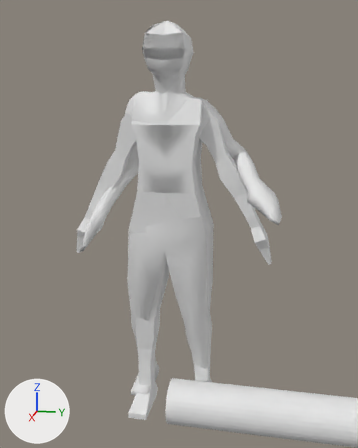
One commit to the FBX model Elderland/Assets/Models/Player/PlayerAnatomyRig.fbx: the scene before it, then after it.
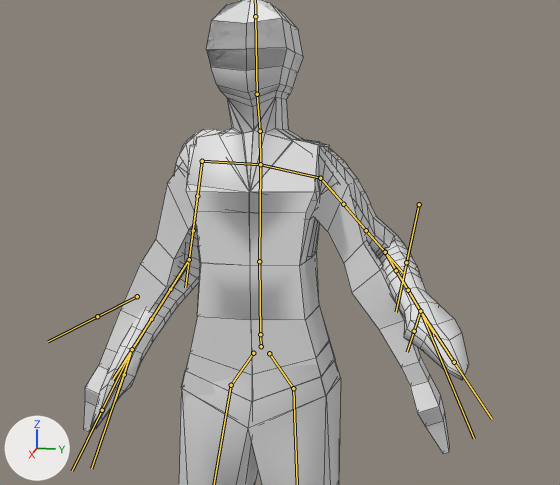
Each version is shown whole from a camera (50 mm lens) standing at (5.26, 1.16, 3.54) and looking at (-0.11, 0.09, 2.2), then close up on the part from 9% to 92% of the width and 5% to 63% of the height. Arrows for +X, +Y and +Z are at lower left; the lights stay in place. Both versions are drawn at frame 68 of the action 'Armature|TestAnimation'; the numbers are the values there. The bones that bend it are drawn over the model as lines in the close-ups. The close-ups show mesh edges as thin lines.

Objects in the first close-up: 'Model', 'Model Pre Armature'.
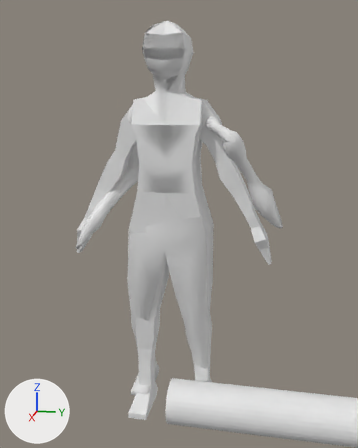
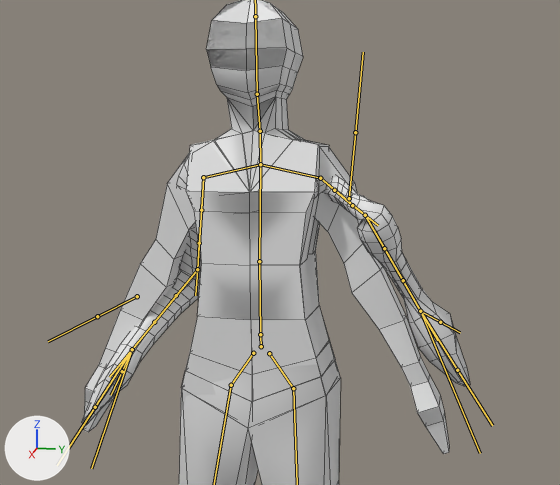
Changed parts and their boxes [x1, y1, x2, y2] in the close-ups (560 x 485 px):
'Model', posed: before [90, 0, 469, 485]; after [81, 0, 470, 485]
bone 'UpperArm_L', root to tip: before (320, 178) to (385, 252); after (320, 178) to (365, 215)
bone 'LowerArmTwist1_L', root to tip: before (385, 252) to (396, 270); after (365, 215) to (384, 248)
bone 'LowerArmTwist2_L', root to tip: before (396, 270) to (408, 290); after (384, 248) to (403, 280)
bone 'UpperArmTwist1_L', root to tip: before (320, 178) to (343, 204); after (320, 178) to (334, 190)
bone 'UpperArmTwist2_L', root to tip: before (343, 204) to (366, 230); after (334, 190) to (352, 205)
bone 'Collar_R', root to tip: before (260, 164) to (202, 161); after (260, 164) to (203, 177)
bone 'UpperArmTwist1_R', root to tip: before (202, 161) to (197, 196); after (203, 177) to (201, 210)
bone 'UpperArm_R', root to tip: before (202, 161) to (189, 259); after (203, 177) to (197, 269)
bone 'LowerArmTwist1_R', root to tip: before (189, 259) to (170, 289); after (197, 269) to (176, 295)
bone 'LowerArm_R', root to tip: before (189, 259) to (132, 349); after (197, 269) to (132, 349)

The edits, one by one:
Bone 'UpperArm_L' (bone_upperarm_l) turns from (14, 32, 35) to (-25, -140, -44) degrees about its own x, y and z.
Bone 'LowerArmTwist1_L' (bone_lowerarmtwist1_l) turns from (43, 16, -60) to (76, 48, -3) degrees about its own x, y and z.
Bone 'LowerArmTwist2_L' (bone_lowerarmtwist2_l) turns from (0, -13, 0) to (0, 62, 0) degrees about its own x, y and z.
Bone 'UpperArmTwist1_L' (bone_upperarmtwist1_l) turns from (11, -4, 27) to (20, 19, -54) degrees about its own x, y and z.
Bone 'UpperArmTwist2_L' (bone_upperarmtwist2_l) turns from (0, 1, 0) to (-1, -14, 5) degrees about its own x, y and z.
Bone 'Collar_R' (bone_collar_r) turns from (15, 1, 0) to (0, 0, 0) degrees about its own x, y and z.
Bone 'UpperArmTwist1_R' (bone_upperarmtwist1_r) turns from (26, -4, 16) to (13, -2, 23) degrees about its own x, y and z.
Bone 'UpperArm_R' (bone_upperarm_r) turns from (30, -28, 3) to (14, -25, 18) degrees about its own x, y and z.
Bone 'LowerArmTwist1_R' (bone_lowerarmtwist1_r) turns from (-22, -5, -31) to (-30, -11, -43) degrees about its own x, y and z.
Bone 'LowerArm_R' (bone_lowerarm_r) turns from (-22, -6, -31) to (-30, -12, -43) degrees about its own x, y and z.
